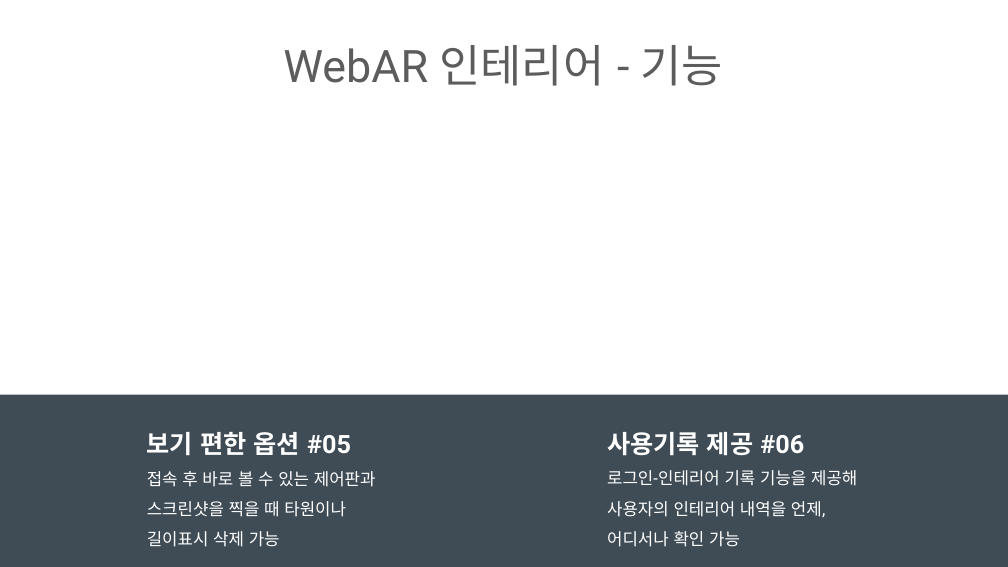
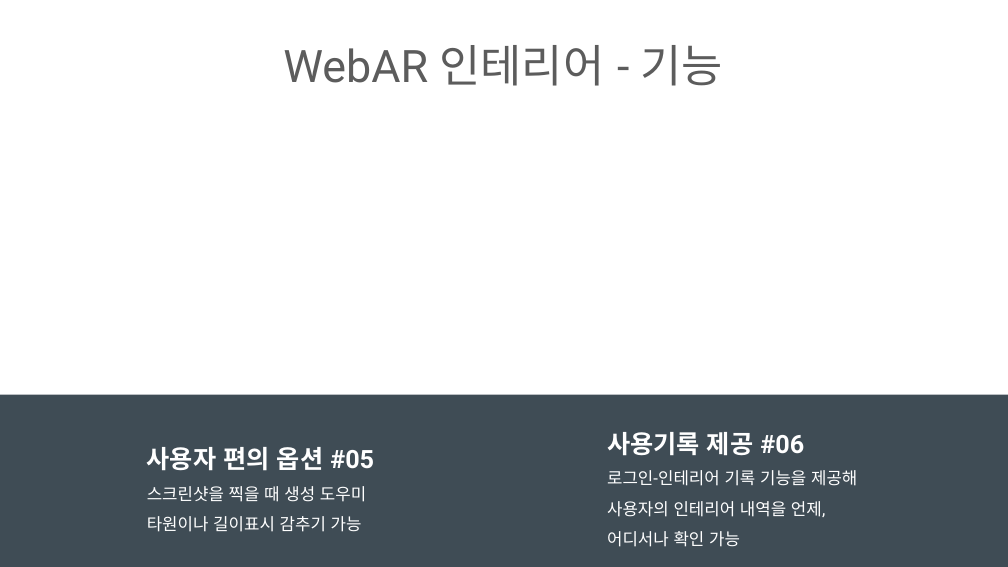
Before and after one commit to ptyoiy/ARwork, a slide deck: slide 8 of 호남-발표자료 - 복사본.pptx (slide 7 before the commit). Drawn at 1008x567 pixels with LibreOffice and Linux fonts; fonts in the diff are those of the drawing; background and template pictures are left out. Boxes give left, top, right and bottom in pixels: in the first picture for what was removed or moved away, otherwise in the second. Text is boxed around its words. In the diff, an @@ line names an element or a change of style, - is before the commit and + after.

```diff
--- a/호남-발표자료 - 복사본.pptx
+++ b/호남-발표자료 - 복사본.pptx
@@ text at (x1=147, y1=447, x2=374, y2=532): text changed @@
-보기 편한 옵션 #05
-접속 후 바로 볼 수 있는 제어판과 스크린샷을 찍을 때 타원이나 길이표시 삭제 가능
+사용자 편의 옵션 #05
+스크린샷을 찍을 때 생성 도우미 타원이나 길이표시 감추기 가능
```
Also in this commit, not shown: 5 other slides changed, 1 other file.
